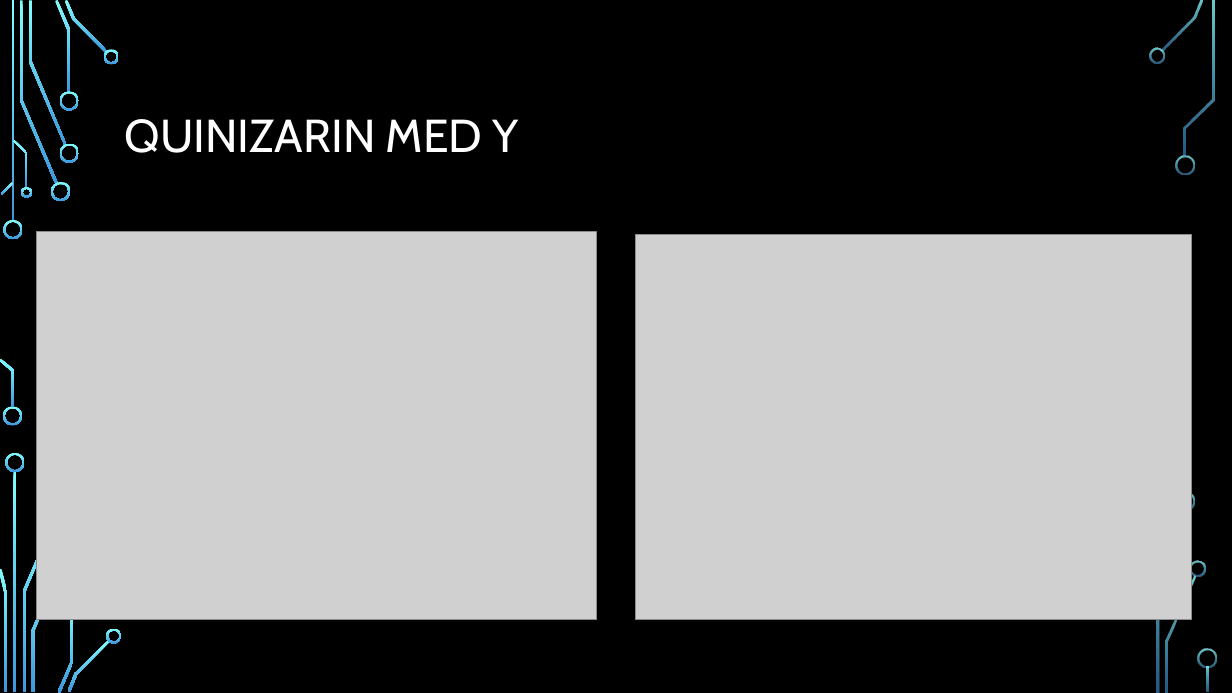
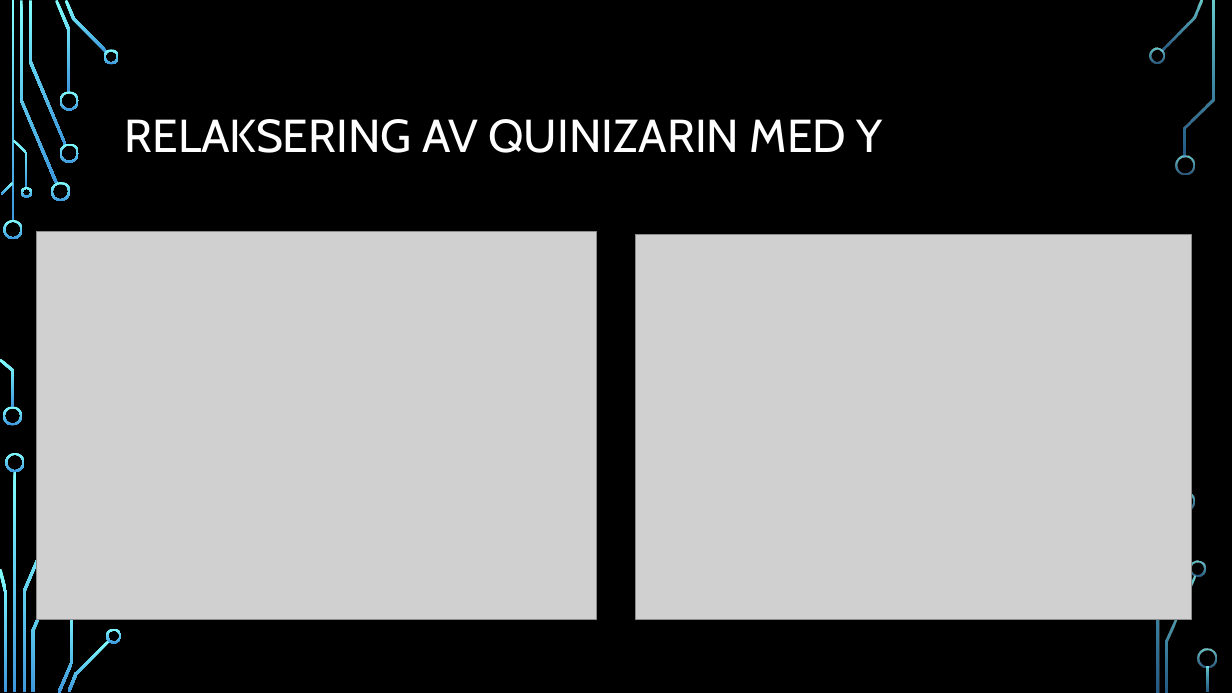
Before and after one commit to alexanjk/FYS-MENA4111-projectH20, a slide deck: slide 11 of Quinizarin som en organisk sensitizer I et tynnfilm.pptx. Drawn at 1232x693 pixels with LibreOffice and Linux fonts; fonts in the diff are those of the drawing; grey boxes stand for pictures; background and template pictures are left out. Boxes give left, top, right and bottom in pixels: in the first picture for what was removed or moved away, otherwise in the second. Text is boxed around its words. In the diff, an @@ line names an element or a change of style, - is before the commit and + after.

```diff
--- a/Quinizarin som en organisk sensitizer I et tynnfilm.pptx
+++ b/Quinizarin som en organisk sensitizer I et tynnfilm.pptx
@@ title at (125,119,883,153): text changed @@
-QUINIZARIN MED Y
+RELAKSERING AV QUINIZARIN MED Y
```
Also in this commit, not shown: 3 other slides changed.
